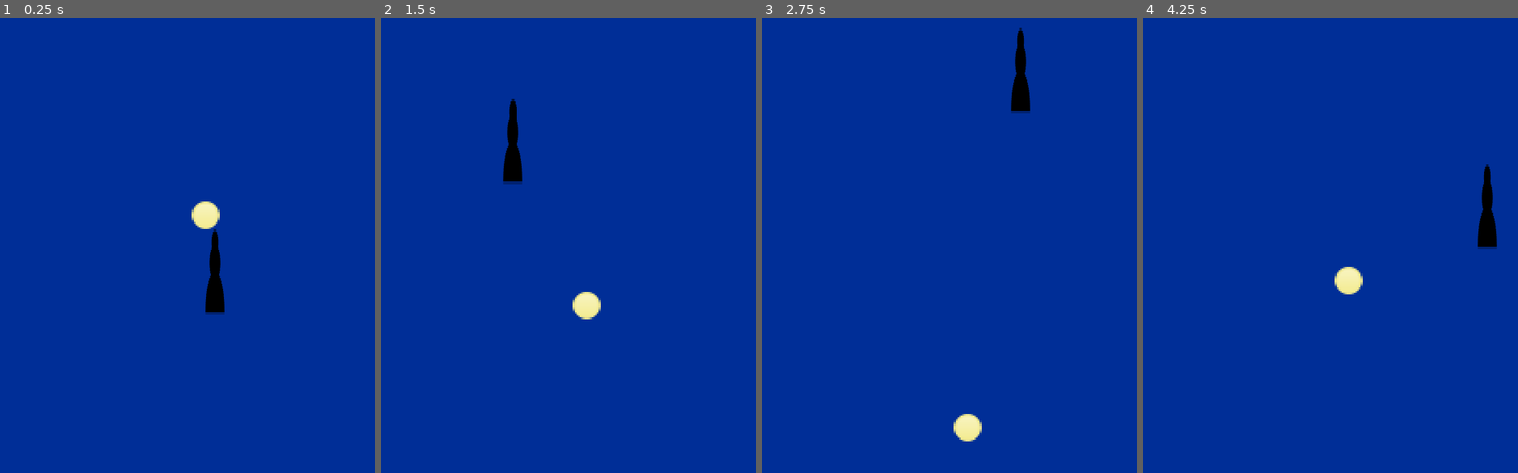
Above: before the commit, frames 1-4 (left to right).
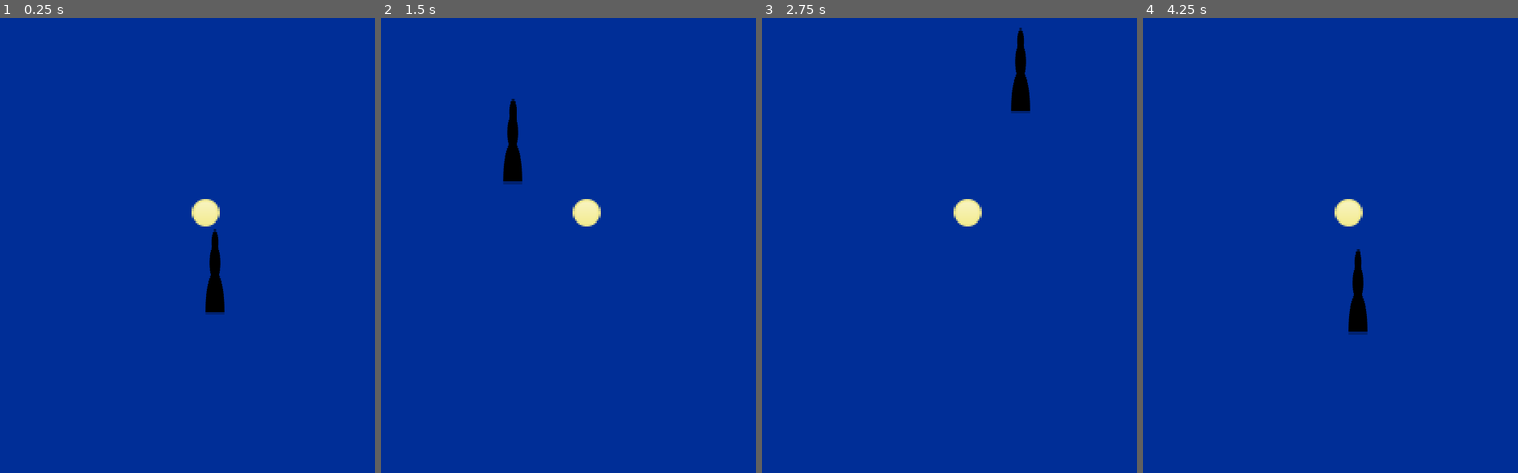
Above: after the commit, the same moments.

Repository: arcygore/project_talon
Game: Godot game, scene res://main_game.tscn
The game is run twice, just before and just after one commit, with the same random seed, the same clock (stepped at 60 frames per second) and the same inputs.
Inputs (mouse positions are in pixels of both pictures, inside the frame that each line leads up to):
- Up to frame 1 (0.25 s): no input
- Up to frame 2 (1.5 s): move the mouse to (692, 118) at 0.52 s; move the mouse to (508, 181) at 1.27 s
- Up to frame 3 (2.75 s): move the mouse to (outside the picture) at 2.02 s
- Up to frame 4 (4.25 s): move the mouse to (1338, 277) at 2.77 s; move the mouse to (1488, 245) at 3.52 s; tap R (reset, bound only after the commit) at 4.15 s

The runs differ from the first frame. In frame 1, 0.2% of the frame differs, in the area x 51-59%, y 39-47%; in frame 2, 0.8%; in frame 3, 0.8%; in frame 4, 1.9%, in the area x 51-95%, y 32-70%.

Commit message:
Add full ball collision & change striker collision shape

Diff:
--- a/ball.tscn
+++ b/ball.tscn
@@ -1,17 +1,17 @@
-[gd_scene load_steps=4 format=3 uid="uid://boe425xsqa4wc"]
+[gd_scene load_steps=3 format=3 uid="uid://boe425xsqa4wc"]
 
 [ext_resource type="Texture2D" uid="uid://dectwojpndsem" path="res://assets/Yellow-ball.svg" id="1_nrhbs"]
-
-[sub_resource type="PhysicsMaterial" id="PhysicsMaterial_aadfs"]
-bounce = 0.19
 
 [sub_resource type="CircleShape2D" id="CircleShape2D_l6yux"]
 radius = 13.0384
 
 [node name="Ball" type="RigidBody2D"]
-mass = 0.01
-physics_material_override = SubResource("PhysicsMaterial_aadfs")
-gravity_scale = 0.083
+collision_layer = 2
+collision_mask = 29
+mass = 0.41
+freeze_mode = 1
+max_contacts_reported = 1
+contact_monitor = true
 
 [node name="Sprite2D" type="Sprite2D" parent="."]
 scale = Vector2(1.6, 1.6)
--- a/klask_board.tscn
+++ b/klask_board.tscn
@@ -23,11 +23,11 @@
 position = Vector2(200, 455)
 shape = SubResource("RectangleShape2D_v8hae")
 
-[node name="StaticBody2D" type="StaticBody2D" parent="."]
+[node name="BoardWalls" type="StaticBody2D" parent="."]
 physics_material_override = SubResource("PhysicsMaterial_ssdl3")
 
-[node name="CollisionPolygon2D" type="CollisionPolygon2D" parent="StaticBody2D"]
+[node name="CollisionPolygon2D" type="CollisionPolygon2D" parent="BoardWalls"]
 position = Vector2(0, 310)
-polygon = PackedVector2Array(0, 1, 1, 297, 399, 297, 400, 1, 416, 1, 416, 308, -20, 308, -20, 1)
+polygon = PackedVector2Array(0, -310, 400, -310, 400, 1, 416, 1, 416, -327, -35, -328, -32, 352, 432, 347, 426, 1, 400, 1, 400, 290, 0, 290)
 
 [connection signal="body_exited" from="PlayArea" to="." method="_on_play_area_body_exited"]
--- a/main_game.gd
+++ b/main_game.gd
@@ -9,8 +9,15 @@
 func _process(delta):
 	if Input.is_action_just_pressed("close_window"):
 		get_tree().quit()
+	if Input.is_action_just_pressed("reset"):
+		get_tree().reload_current_scene()
 
 
 func _on_klask_board_player_left_area():
 	print(striker.position)
 	print(klask_board.get_viewport_rect().size)
+
+
+func _on_ball_body_entered(body):
+	print(body)
+	print("COLLISION!")
--- a/main_game.tscn
+++ b/main_game.tscn
@@ -10,10 +10,11 @@
 
 [node name="KlaskBoard" parent="." instance=ExtResource("1_mk288")]
 
+[node name="Ball" parent="." instance=ExtResource("4_c5vit")]
+position = Vector2(191, 358)
+
 [node name="Striker" parent="." instance=ExtResource("2_04qn3")]
 position = Vector2(200, 520)
 
-[node name="Ball" parent="." instance=ExtResource("4_c5vit")]
-position = Vector2(191, 358)
-
 [connection signal="player_left_area" from="KlaskBoard" to="." method="_on_klask_board_player_left_area"]
+[connection signal="body_entered" from="Ball" to="." method="_on_ball_body_entered"]
--- a/project.godot
+++ b/project.godot
@@ -34,6 +34,24 @@
 "events": [Object(InputEventKey,"resource_local_to_scene":false,"resource_name":"","device":-1,"window_id":0,"alt_press …(182 unchanged characters)…
 ]
 }
+reset={
+"deadzone": 0.5,
+"events": [Object(InputEventKey,"resource_local_to_scene":false,"resource_name":"","device":-1,"window_id":0,"alt_pressed":false,"shift_pressed":false,"ctrl_pressed":false,"meta_pressed":false,"pressed":false,"keycode":0,"physical_keycode":82,"key_label":0,"unicode":114,"echo":false,"script":null)
+]
+}
+
+[layer_names]
+
+2d_physics/layer_1="player"
+2d_physics/layer_2="ball"
+2d_physics/layer_3="biscuits"
+2d_physics/layer_4="goal"
+2d_physics/layer_5="board"
+
+[physics]
+
+2d/default_gravity=0.0
+2d/default_gravity_vector=Vector2(0, 0)
 
 [rendering]
 
--- a/striker.gd
+++ b/striker.gd
@@ -2,6 +2,7 @@
 class_name Striker
 
 @export var speed = 1000
+@export var push_force = 100
 
 var mouse_pos
 var viewport_x
@@ -17,6 +18,11 @@
 	position = position.clamp(Vector2(15,viewport_y/2), Vector2(viewport_x + 15, viewport_y))
 	mouse_pos = get_global_mouse_position()
 	velocity = speed*delta*(mouse_pos-position)
+	# Following for loop from "https://kidscancode.org/godot_recipes/4.x/physics/character_vs_rigid/index.html"
+	for i in get_slide_collision_count():
+		var c = get_slide_collision(i)
+		if c.get_collider() is RigidBody2D:
+			c.get_collider().apply_central_impulse(-c.get_normal() * push_force)
 	move_and_slide()
 
 func reset_position(location):
--- a/striker.tscn
+++ b/striker.tscn
@@ -3,10 +3,11 @@
 [ext_resource type="Texture2D" uid="uid://412jpiv7rlv1" path="res://assets/game_piece_placeholder.svg" id="1_645qp"]
 [ext_resource type="Script" path="res://striker.gd" id="1_gs1s7"]
 
-[sub_resource type="CircleShape2D" id="CircleShape2D_21j1n"]
-radius = 9.05539
+[sub_resource type="CapsuleShape2D" id="CapsuleShape2D_7yff8"]
+height = 30.0
 
 [node name="Striker" type="CharacterBody2D"]
+collision_mask = 30
 motion_mode = 1
 script = ExtResource("1_gs1s7")
 
@@ -17,4 +18,5 @@
 
 [node name="CollisionShape2D" type="CollisionShape2D" parent="."]
 z_index = 5
-shape = SubResource("CircleShape2D_21j1n")
+rotation = -1.57079
+shape = SubResource("CapsuleShape2D_7yff8")
